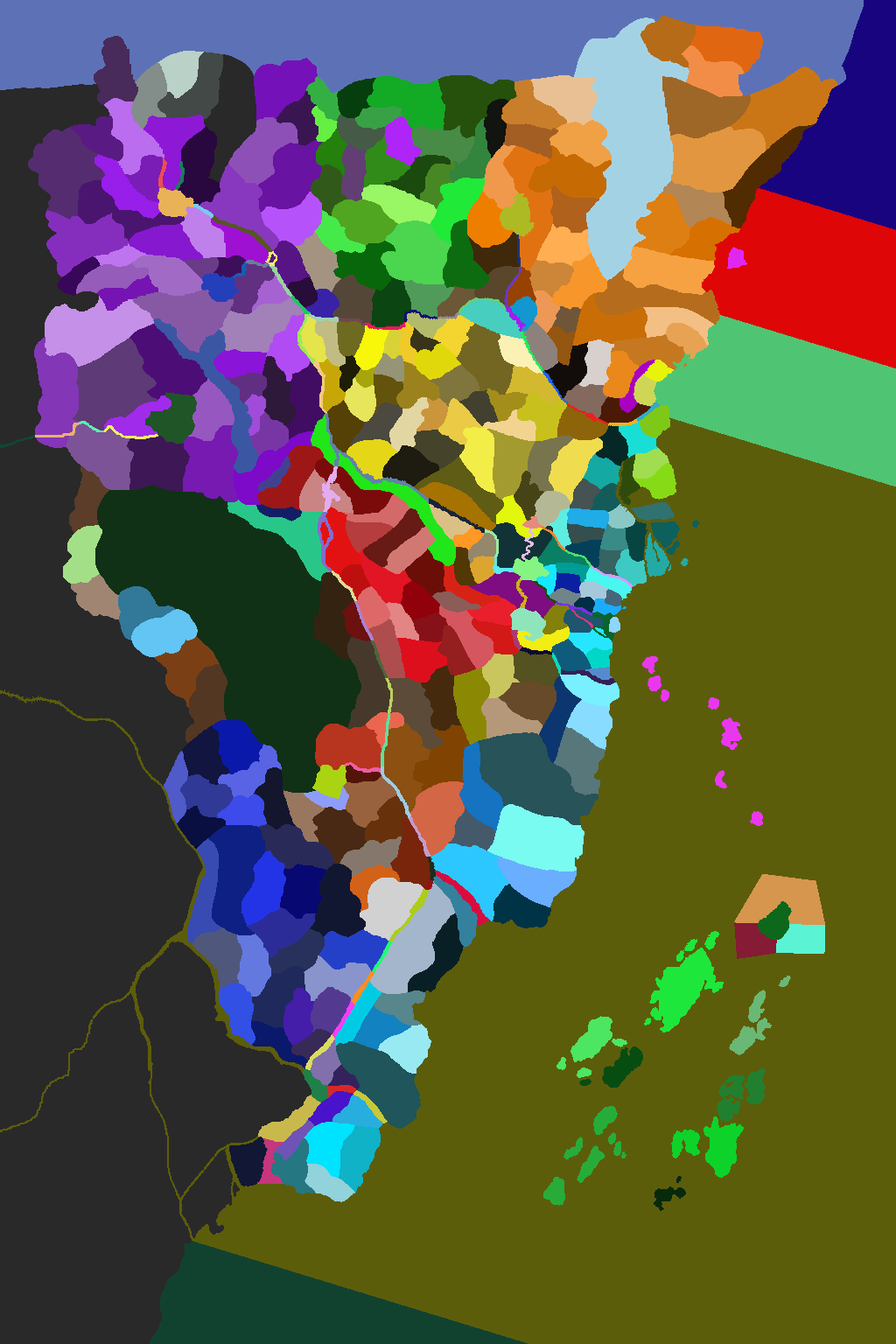
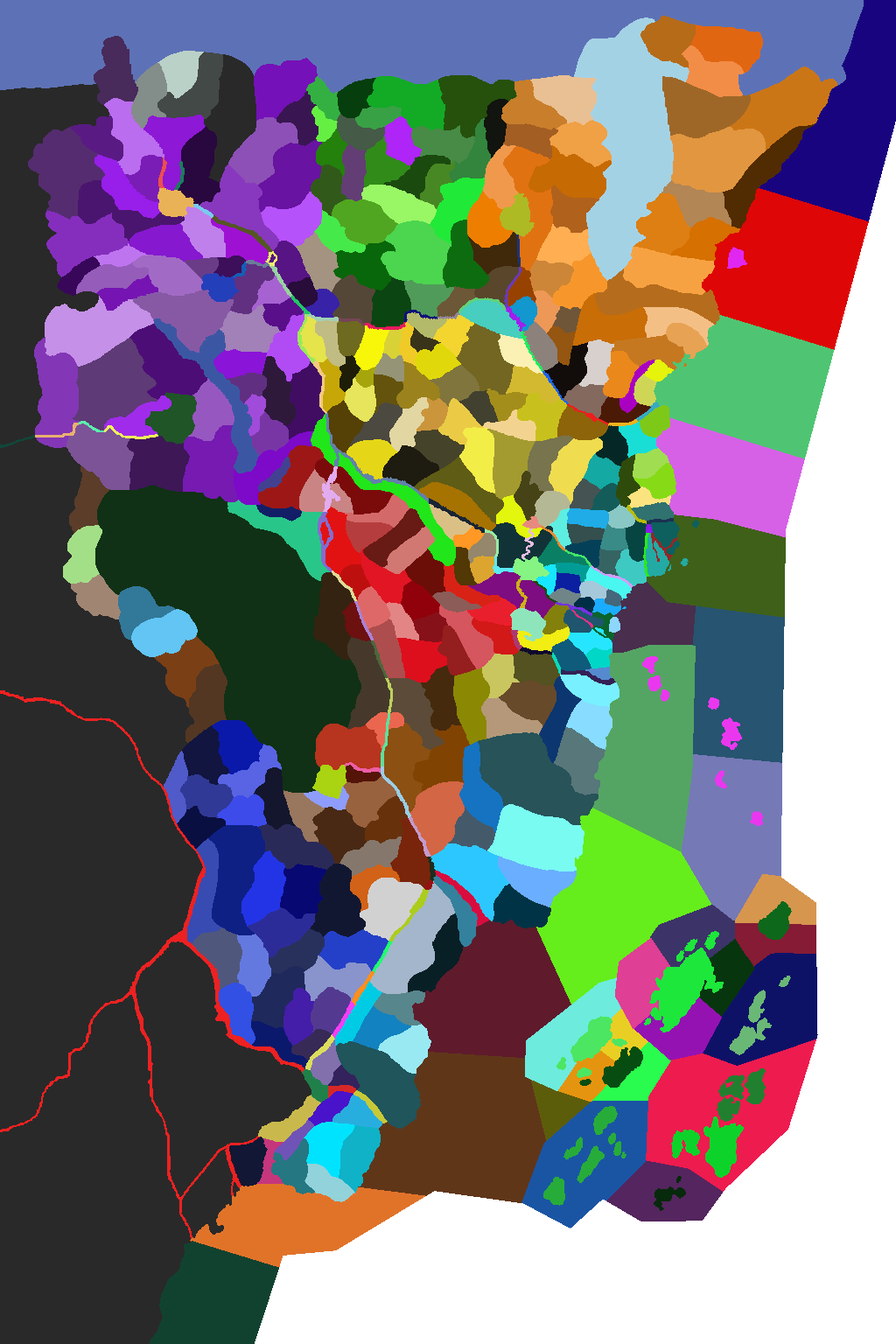
Before/after of a 896x1344 layered artwork. What changed in the layer stack:
added layer "outside_sea" above "sea_provinces" over 254, 121, 896, 1344
painted on "sea_provinces" over 189, 417, 826, 1322
painted on "river_provinces" over 0, 297, 678, 1239
painted on "sea2" over 4, 460, 792, 1211
moved "crane_provinces" above "dragon provinces" over 271, 297, 671, 1202
added group "lion_provinces #2" with 2 layers above "unicorn provinces" over 299, 312, 311, 575
added layer "matsu & Kitsu & Ikoima #1" in group "lion_provinces #2" over 299, 312, 311, 575
painted on "icuhi" over 262, 297, 304, 332
painted on "hantei, seppun & otomo" over 614, 465, 673, 576
painted on "mantis" over 543, 902, 790, 1208
painted on "tortoise" over 615, 460, 628, 508
painted on "rokugan grey map" over 1, 460, 673, 1203
painted on "sea" over 1, 460, 673, 1203
added layer "BLACK" over 0, 121, 896, 1344
